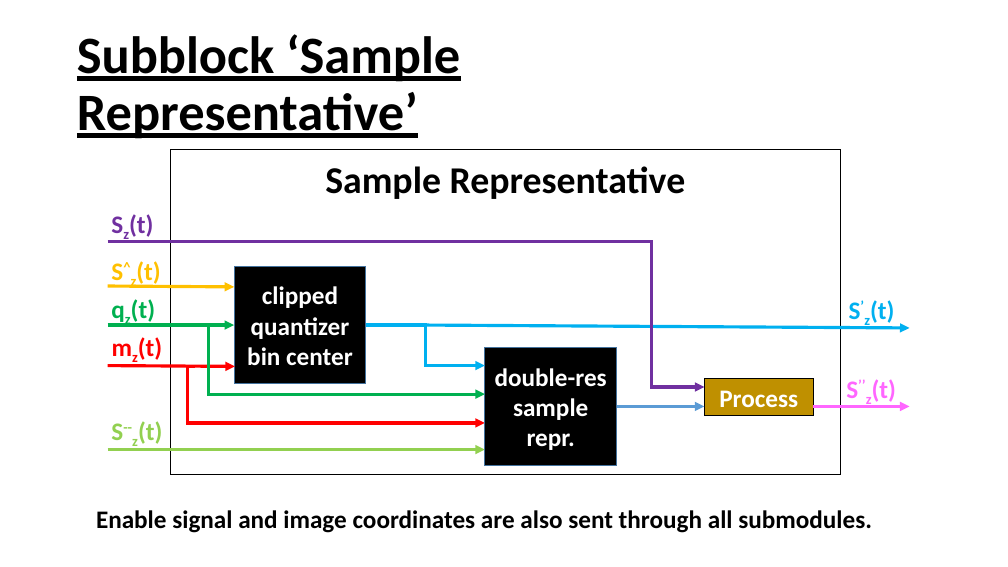
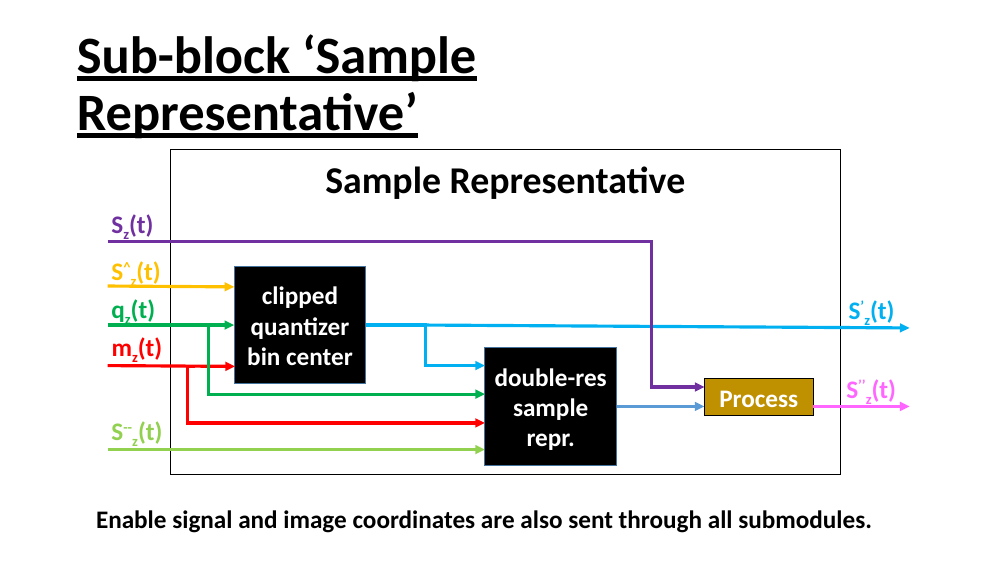
Before and after one commit to CristianG89/CCSDS123_Issue2, a slide deck: slide 5 of Block diagram.pptx (slide 4 before the commit). Drawn at 1008x567 pixels with LibreOffice and Linux fonts; fonts in the diff are those of the drawing. Boxes give left, top, right and bottom in pixels: in the first picture for what was removed or moved away, otherwise in the second. Text is boxed around its words. In the diff, an @@ line names an element or a change of style, - is before the commit and + after.

```diff
--- a/Block diagram.pptx
+++ b/Block diagram.pptx
@@ title at box(77, 34, 476, 139): text changed @@
-Subblock ‘Sample Representative’
+Sub-block ‘Sample Representative’
```
Also in this commit, not shown: 4 other slides changed, 1 slide added, 29 other files.
